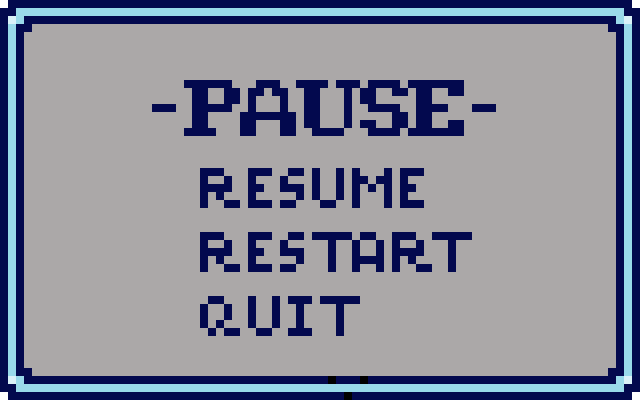
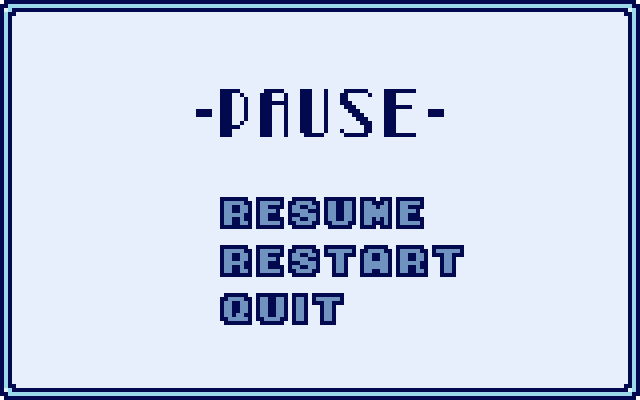
Revision of a layered 640 x 400 image; what changed, layer by layer:
renamed "background" to "Layer", opacity 67% → 100%, moved it above "Layer #1", painted on it over [0, 0, 640, 400]
"Layer #1": opacity 100% → 80%, painted on it over [0, 0, 640, 400]
